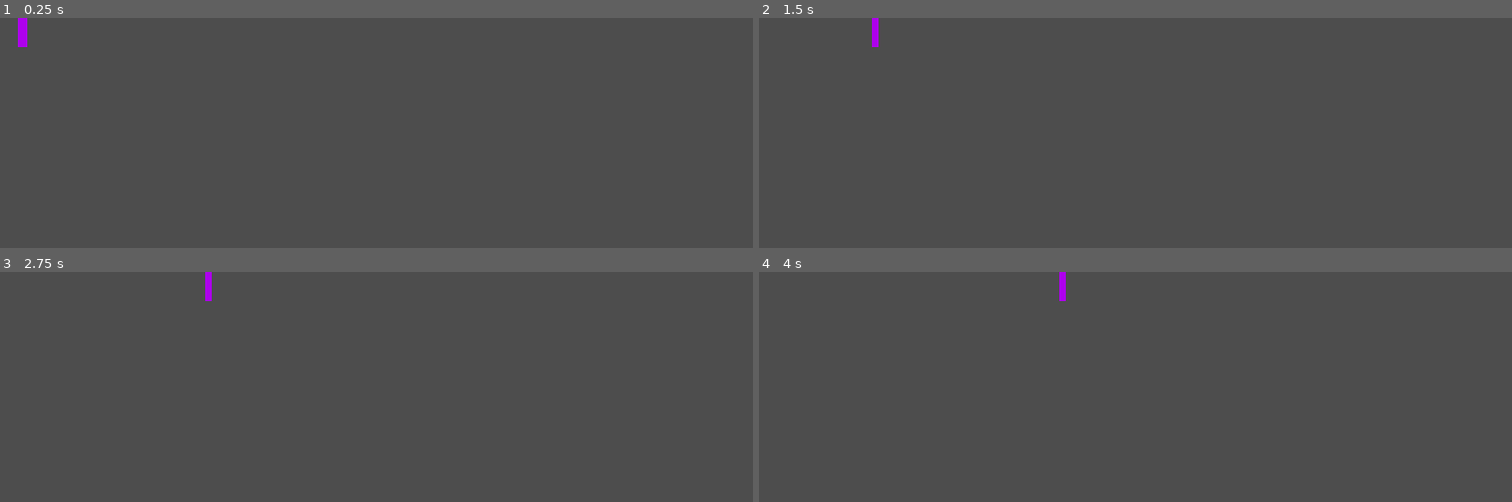
Above: before the commit, frames 1-4 (two rows, left to right).
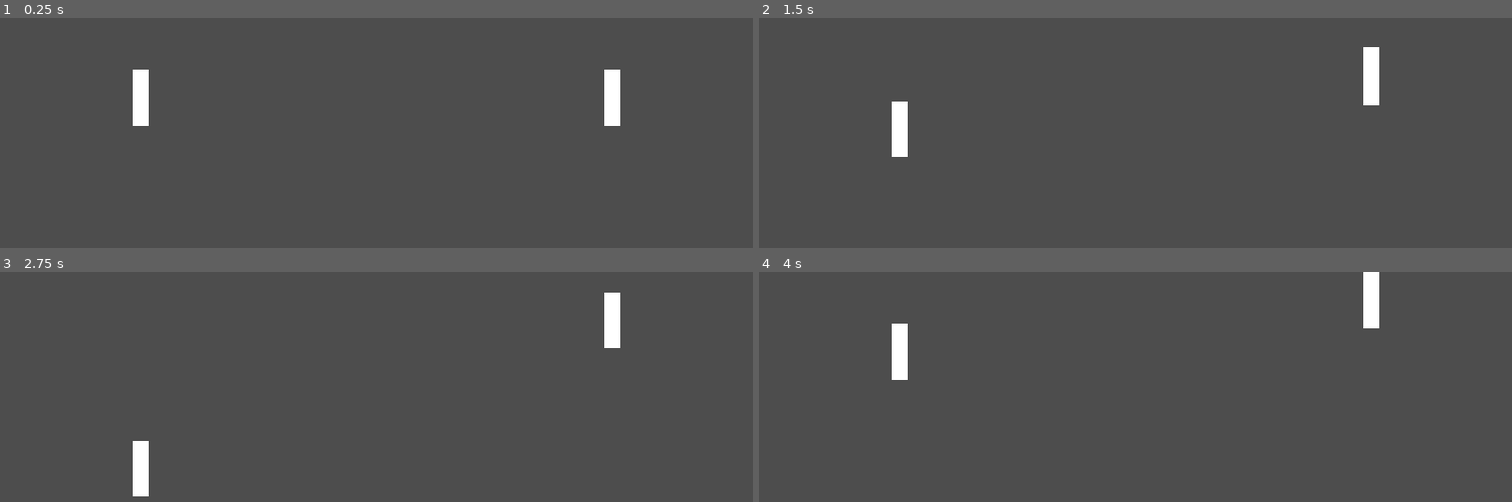
Above: after the commit, the same moments.

Repository: zelder-bit/gd-py-learn
Game: Godot game, scene res://main.tscn
The game is run twice, just before and just after one commit, with the same random seed, the same clock (stepped at 60 frames per second) and the same inputs.
Inputs:
- Up to frame 1 (0.25 s): no input
- Up to frame 2 (1.5 s): hold D (player1_right) 0.53-1.28 s; tap Up (player2_up) at 0.6, 1.35 s; tap Enter at 1.25 s; hold S (player1_down) from 1.28 s (still down)
- Up to frame 3 (2.75 s): release S (player1_down) at 2.03 s; hold D (player1_right) from 2.03 s (still down); tap Up (player2_up) at 2.1 s
- Up to frame 4 (4 s): release D (player1_right) at 2.78 s; hold W (player1_up) 2.78-3.53 s; tap Up (player2_up) at 2.85, 3.6 s; hold A (player1_left) from 3.53 s (still down)

The runs differ from the first frame. In frame 1, 1.2% of the frame differs, in the area x 2-83%, y 0-47%; in frame 2, 1.2%; in frame 3, 1.1%; in frame 4, 1.2%.

Commit message:
Lesson 2 - Milestone 3 & 4 completed

Diff:
--- a/projects/01-pong/main.tscn
+++ b/projects/01-pong/main.tscn
@@ -1,12 +1,13 @@
 [gd_scene format=3 uid="uid://d0pe57adokytc"]
 
-[ext_resource type="Script" uid="uid://clvyygyadijl4" path="res://color_rect.gd" id="1_ig7tw"]
+[ext_resource type="PackedScene" uid="uid://dwwa3gegcb0we" path="res://paddle.tscn" id="1_ig7tw"]
 
 [node name="Main" type="Node2D" unique_id=109650123]
 
-[node name="ColorRect" type="ColorRect" parent="." unique_id=812884354]
-offset_right = 19.0
-offset_bottom = 72.0
-color = Color(0.6828786, 0.0028052528, 0.929351, 1)
-script = ExtResource("1_ig7tw")
-speed = 190.556
+[node name="paddle_player1" parent="." unique_id=461356011 instance=ExtResource("1_ig7tw")]
+position = Vector2(360, 200)
+
+[node name="paddle_player2" parent="." unique_id=1410124550 instance=ExtResource("1_ig7tw")]
+position = Vector2(1560, 200)
+up_action = "player2_up"
+down_action = "player2_down"
--- a/projects/01-pong/paddle.gd
+++ b/projects/01-pong/paddle.gd
@@ -1,12 +1,15 @@
 extends CharacterBody2D
 
-@export_range(25,400) var speed := 200.0
+@export_range(25,800) var speed := 400.0
+# @export_enum("player1_up", "player2_up") var paddle_up: Array[String]
+@export_custom(PROPERTY_HINT_INPUT_NAME, "show_builtin") var up_action: String = "player1_up"
+@export_custom(PROPERTY_HINT_INPUT_NAME, "show_builtin") var down_action: String = "player1_down"
 
 func _ready() -> void:
 	pass
 
 func _process(delta: float) -> void:
-	if (Input.is_action_pressed('player1_up')):
+	if (Input.is_action_pressed(up_action)):
 		position += delta * (Vector2.UP * speed)
-	if (Input.is_action_pressed('player1_down')):
+	if (Input.is_action_pressed(down_action)):
 		position += delta * (Vector2.DOWN * speed)
--- a/projects/01-pong/paddle.tscn
+++ b/projects/01-pong/paddle.tscn
@@ -6,15 +6,17 @@
 size = Vector2(44, 145)
 
 [node name="paddle" type="CharacterBody2D" unique_id=461356011]
+position = Vector2(417, 235)
 script = ExtResource("1_0sbc1")
 
 [node name="ColorRect" type="ColorRect" parent="." unique_id=855290199]
-offset_left = 248.0
-offset_top = 261.0
-offset_right = 292.0
-offset_bottom = 406.0
+offset_left = -22.0
+offset_top = -70.0
+offset_right = 22.0
+offset_bottom = 75.0
+metadata/_edit_use_anchors_ = true
 
 [node name="CollisionShape2D" type="CollisionShape2D" parent="." unique_id=1118508901]
-position = Vector2(270, 333.5)
+position = Vector2(0, 3.0000153)
 shape = SubResource("RectangleShape2D_ccrku")
 debug_color = Color(0.9470019, 6.160736e-06, 0.5874687, 0.41960785)
